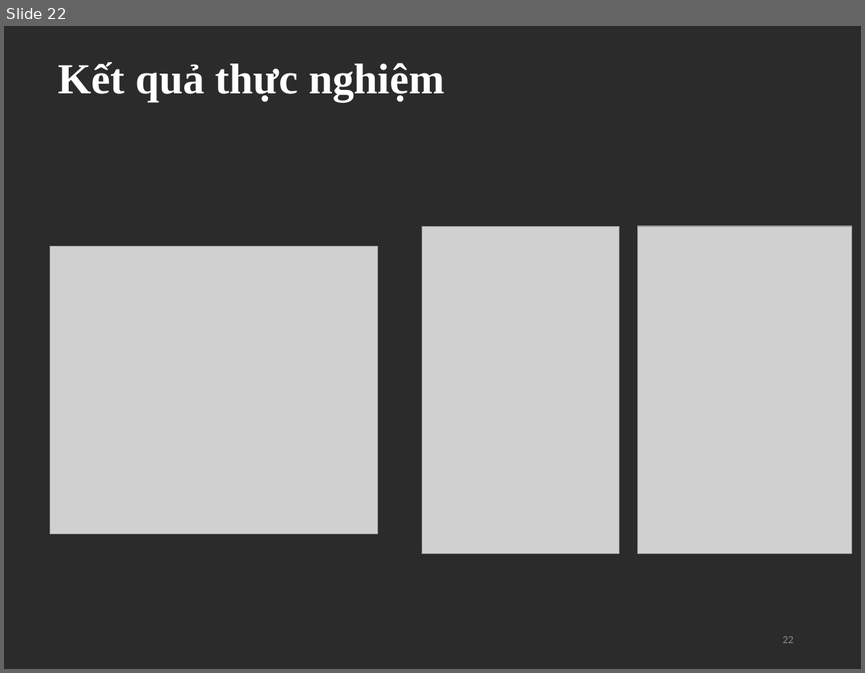
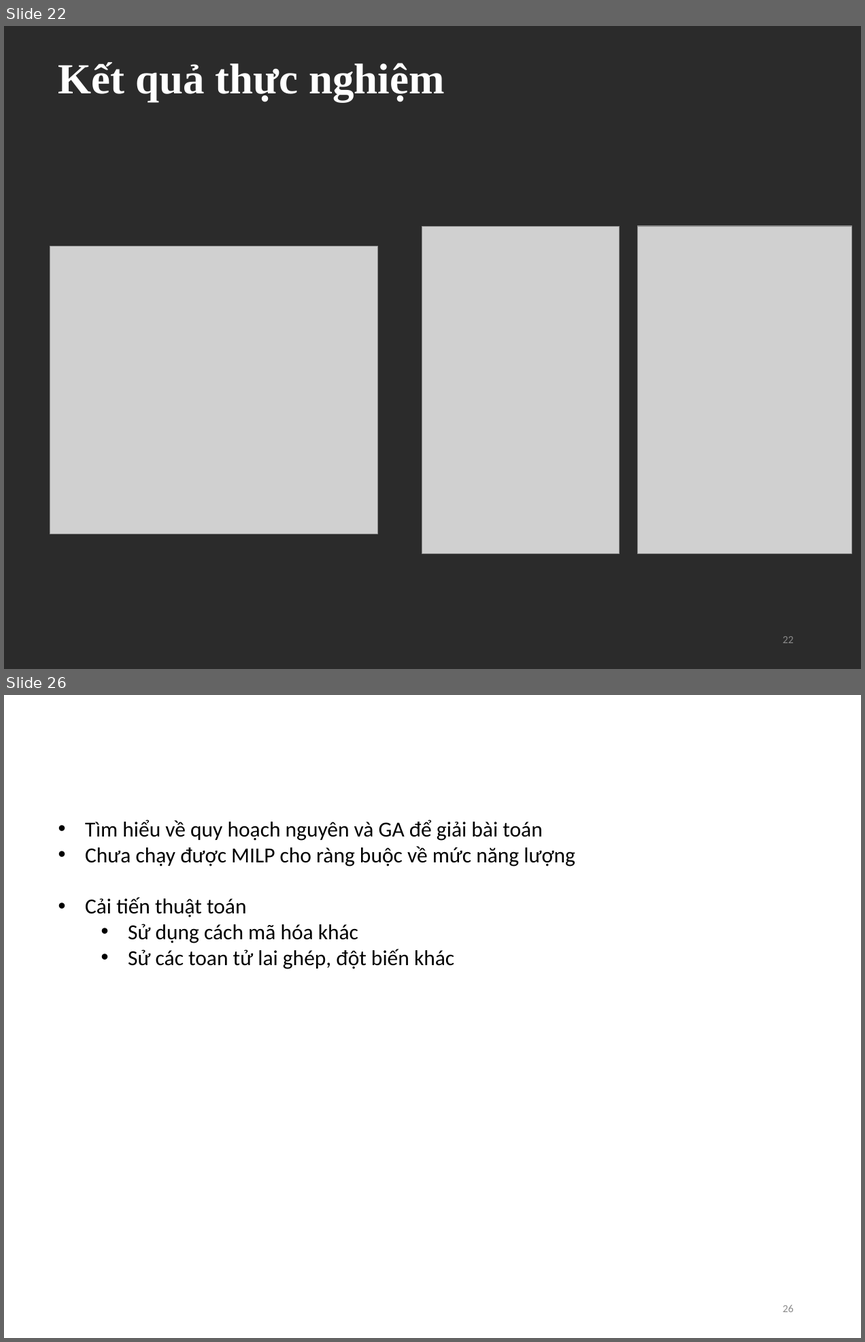
Before and after one commit to tranvanthanh99/MILP-GA-drone_routing_problem, a slide deck: UAV model.pptx. Shown one above the other, each under a label of ours: slide 22 before the commit, slides 22 and 26 after it; the slides between them are not shown. The pictures are 865x673 and 865x1342 pixels, drawn with LibreOffice and Linux fonts; fonts in the diff are those of the drawing; grey boxes stand for pictures; background and template pictures are left out; a plain dark background stands for a picture behind light text. Boxes give left, top, right and bottom in pixels: in the first picture for what was removed or moved away, otherwise in the second. Text is boxed around its words. In the diff, an @@ line names an element or a change of style, - is before the commit and + after.

```diff
--- a/UAV model.pptx
+++ b/UAV model.pptx
@@ slide 26 added at [4, 695, 861, 1338], background picture (left out) @@
@@ title added at [50, 695, 802, 811], 36 pt, text #FFFFFF, bold @@
+Kết luận
@@ text added at [85, 819, 575, 969], 18 pt, text #000000 @@
+• Tìm hiểu về quy hoạch nguyên và GA để giải bài toán
+• Chưa chạy được MILP cho ràng buộc về mức năng lượng
+• Cải tiến thuật toán
+  • Sử dụng cách mã hóa khác
+  • Sử các toan tử lai ghép, đột biến khác
@@ page number added at [783, 1304, 793, 1312], 9 pt, text #8C8C8C @@
+26
```
Also in this commit, not shown: 4 slides changed, 2 other slides added, 4 other files.
